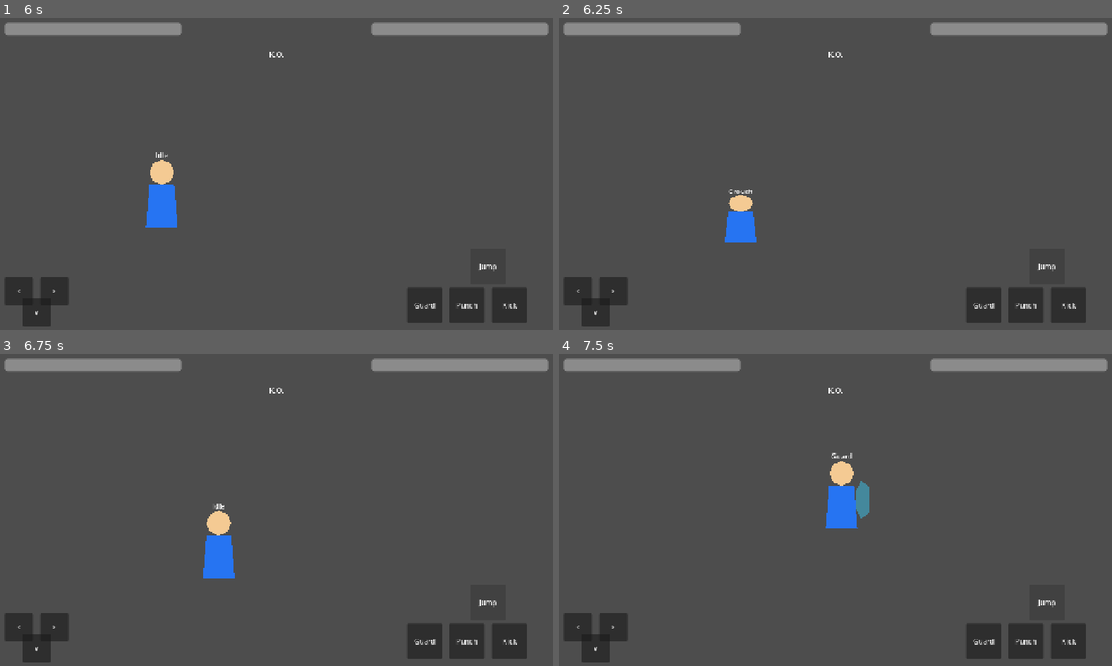
Above: before the commit, frames 1-4 (two rows, left to right).
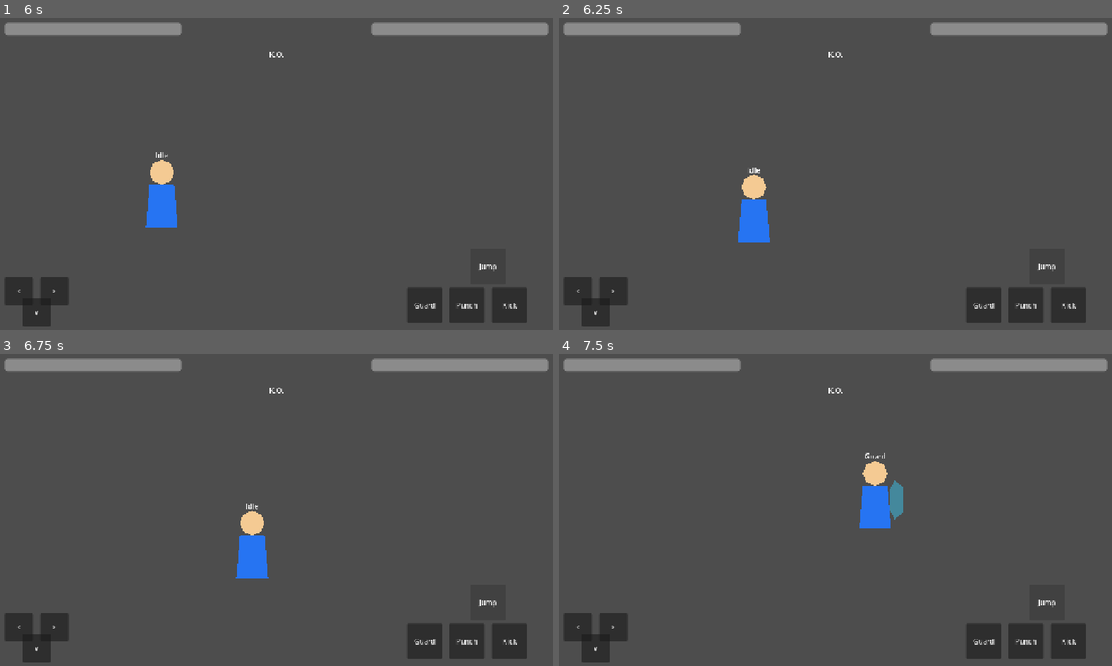
Above: after the commit, the same moments.

Repository: adamonine-stack/hashire-kaminari-dakkan-no-kobushi
Game: Godot game, scene res://scenes/Battle.tscn
The game is run twice, just before and just after one commit, with the same random seed, the same clock (stepped at 60 frames per second) and the same inputs.
Inputs:
- Up to frame 1 (6 s): click "v" at 0.5 s; click "<" at 1.25 s; click ">" at 2 s; click "Punch" at 2.75 s; click "Kick" at 3.5 s; click "Guard" at 4.25 s; click "Jump" at 5 s; hold Right (move_right) from 5.78 s (still down); hold Down (crouch) from 5.78 s (still down); tap J (attack) at 5.85 s
- Up to frame 2 (6.25 s): keep holding Right (move_right); keep holding Down (crouch); tap Up (jump) at 6.02 s
- Up to frame 3 (6.75 s): keep holding Right (move_right); release Down (crouch) at 6.53 s; tap Down (crouch) at 6.6 s
- Up to frame 4 (7.5 s): tap Up (jump) at 6.77 s; tap L (guard) at 6.8 s; release Right (move_right) at 7.28 s; hold Left (move_left) from 7.28 s (still down); hold L (guard) from 7.28 s (still down)

Frame 1 is identical in both runs. In frame 2, 1.1% of the frame differs, in the area x 29-39%, y 47-72%; in frame 3, 2.0%; in frame 4, 2.3%, in the area x 48-63%, y 31-56%.

Commit message:
Dev012: しゃがみ状態を実装
Add down InputMap, player crouch state, placeholder visual, and down UI input wiring.

Verified with Godot Engine 4.7 Stable headless crouch checks, editor startup, and normal startup.

Diff:
--- a/godot/project.godot
+++ b/godot/project.godot
@@ -65,6 +65,12 @@
 "events": [Object(InputEventKey,"resource_local_to_scene":false,"resource_name":"","device":-1,"window_id":0,"alt_press …(190 unchanged characters)…
 ]
 }
+down={
+"deadzone": 0.5,
+"events": [Object(InputEventKey,"resource_local_to_scene":false,"resource_name":"","device":-1,"window_id":0,"alt_pressed":false,"shift_pressed":false,"ctrl_pressed":false,"meta_pressed":false,"pressed":false,"keycode":4194322,"physical_keycode":0,"key_label":0,"unicode":0,"location":0,"echo":false,"script":null)
+, Object(InputEventKey,"resource_local_to_scene":false,"resource_name":"","device":-1,"window_id":0,"alt_pressed":false,"shift_pressed":false,"ctrl_pressed":false,"meta_pressed":false,"pressed":false,"keycode":0,"physical_keycode":83,"key_label":0,"unicode":0,"location":0,"echo":false,"script":null)
+]
+}
 
 [rendering]
 
--- a/godot/scenes/Player.tscn
+++ b/godot/scenes/Player.tscn
@@ -33,6 +33,12 @@
 color = Color(0.227451, 0.823529, 1, 0.45)
 polygon = PackedVector2Array(0, -44, 20, -28, 20, 28, 0, 44, -12, 20, -12, -20)
 
+[node name="CrouchPlaceholder" type="Polygon2D" parent="VisualRoot/IdlePlaceholder"]
+visible = false
+position = Vector2(0, -40)
+color = Color(0.976471, 0.827451, 0.219608, 0.55)
+polygon = PackedVector2Array(-42, -20, 30, -28, 46, 0, 22, 24, -38, 18)
+
 [node name="IdleStateLabel" type="Label" parent="VisualRoot/IdlePlaceholder"]
 offset_left = -28.0
 offset_top = -174.0
--- a/godot/scripts/player/player_movement.gd
+++ b/godot/scripts/player/player_movement.gd
@@ -18,10 +18,12 @@
 var kick_active_timer := 0.0
 var kick_cooldown_timer := 0.0
 var is_guarding := false
+var is_crouching := false
 
 @onready var visual_root := $VisualRoot
 @onready var state_label := $VisualRoot/IdlePlaceholder/IdleStateLabel
 @onready var guard_visual := $VisualRoot/IdlePlaceholder/GuardPlaceholder
+@onready var crouch_visual := $VisualRoot/IdlePlaceholder/CrouchPlaceholder
 @onready var attack_area := $AttackArea
 @onready var attack_shape := $AttackArea/CollisionShape2D
 @onready var kick_area := $KickHitBox
@@ -30,21 +32,19 @@
 
 func _physics_process(delta: float) -> void:
 	var direction := Input.get_axis("move_left", "move_right")
-	var is_crouching := Input.is_action_pressed("crouch") and is_on_floor()
-	var current_speed := crouch_speed if is_crouching else move_speed
 	var is_kicking := kick_active_timer > 0.0
 
+	_update_crouch_state()
 	_update_guard_state()
 
-	if is_kicking or is_guarding:
+	if is_kicking or is_guarding or is_crouching:
 		direction = 0.0
-		is_crouching = false
 
 	if direction != 0.0:
 		facing_direction = signf(direction)
 		visual_root.scale.x = facing_direction
 
-	velocity.x = direction * current_speed
+	velocity.x = direction * move_speed
 
 	if is_on_floor():
 		if Input.is_action_just_pressed("jump") and not is_crouching and not is_kicking and not is_guarding:
@@ -54,14 +54,14 @@
 	else:
 		velocity.y += gravity * delta
 
-	if not is_kicking and not is_guarding and Input.is_action_just_pressed("attack") and attack_cooldown_timer <= 0.0:
+	if not is_kicking and not is_guarding and not is_crouching and Input.is_action_just_pressed("attack") and attack_cooldown_timer <= 0.0:
 		_start_attack()
-	if not is_guarding and Input.is_action_just_pressed("kick") and kick_cooldown_timer <= 0.0 and attack_active_timer <= 0.0:
+	if not is_guarding and not is_crouching and Input.is_action_just_pressed("kick") and kick_cooldown_timer <= 0.0 and attack_active_timer <= 0.0:
 		_start_kick()
 
 	_update_attack(delta)
 	_update_kick(delta)
-	_update_visual_state(is_crouching)
+	_update_visual_state()
 	move_and_slide()
 
 	var viewport_width := get_viewport_rect().size.x
@@ -77,7 +77,7 @@
 
 
 func _update_guard_state() -> void:
-	var can_start_guard := attack_active_timer <= 0.0 and kick_active_timer <= 0.0
+	var can_start_guard := attack_active_timer <= 0.0 and kick_active_timer <= 0.0 and not is_crouching
 
 	if is_guarding:
 		if not Input.is_action_pressed("guard"):
@@ -89,6 +89,21 @@
 		is_guarding = true
 		velocity.x = 0.0
 		print("Guard Start")
+
+
+func _update_crouch_state() -> void:
+	var can_start_crouch := is_on_floor() and attack_active_timer <= 0.0 and kick_active_timer <= 0.0 and not is_guarding
+
+	if is_crouching:
+		if not Input.is_action_pressed("down") or not is_on_floor():
+			is_crouching = false
+			print("Crouch End")
+		return
+
+	if Input.is_action_just_pressed("down") and can_start_crouch:
+		is_crouching = true
+		velocity.x = 0.0
+		print("Crouch Start")
 
 
 func _start_kick() -> void:
@@ -128,7 +143,7 @@
 		print("Kick End")
 
 
-func _update_visual_state(is_crouching: bool) -> void:
+func _update_visual_state() -> void:
 	if kick_active_timer > 0.0:
 		state_label.text = "Kick"
 	elif attack_active_timer > 0.0:
@@ -141,5 +156,6 @@
 		state_label.text = "Idle"
 
 	guard_visual.visible = is_guarding
+	crouch_visual.visible = is_crouching
 	var target_y_scale := 0.7 if is_crouching else 1.0
 	visual_root.scale.y = target_y_scale
--- a/godot/scripts/ui/battle_ui_input.gd
+++ b/godot/scripts/ui/battle_ui_input.gd
@@ -3,7 +3,7 @@
 const BUTTON_ACTIONS := {
 	"MoveLeftButton": "move_left",
 	"MoveRightButton": "move_right",
-	"CrouchButton": "crouch",
+	"CrouchButton": "down",
 	"PunchButton": "attack",
 	"KickButton": "kick",
 	"GuardButton": "guard",
